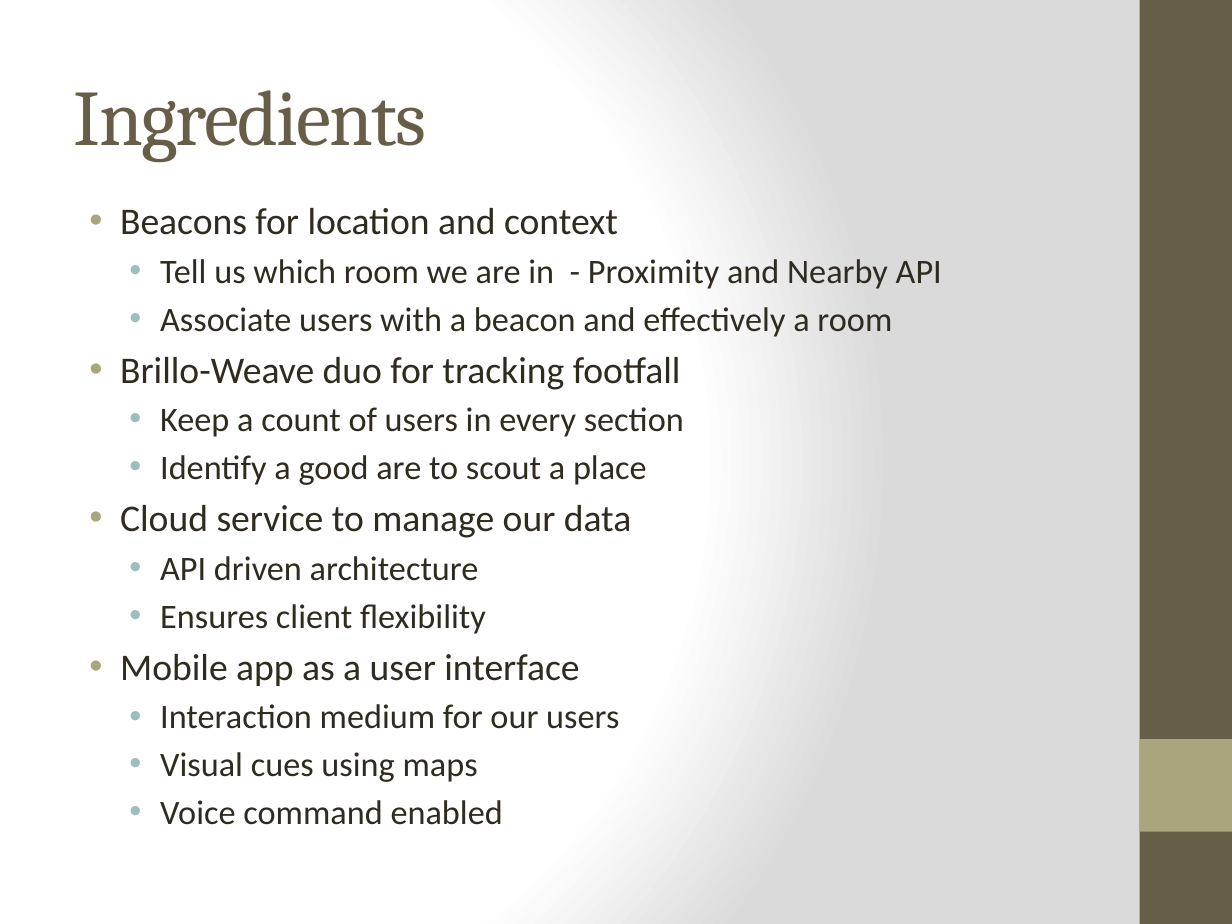
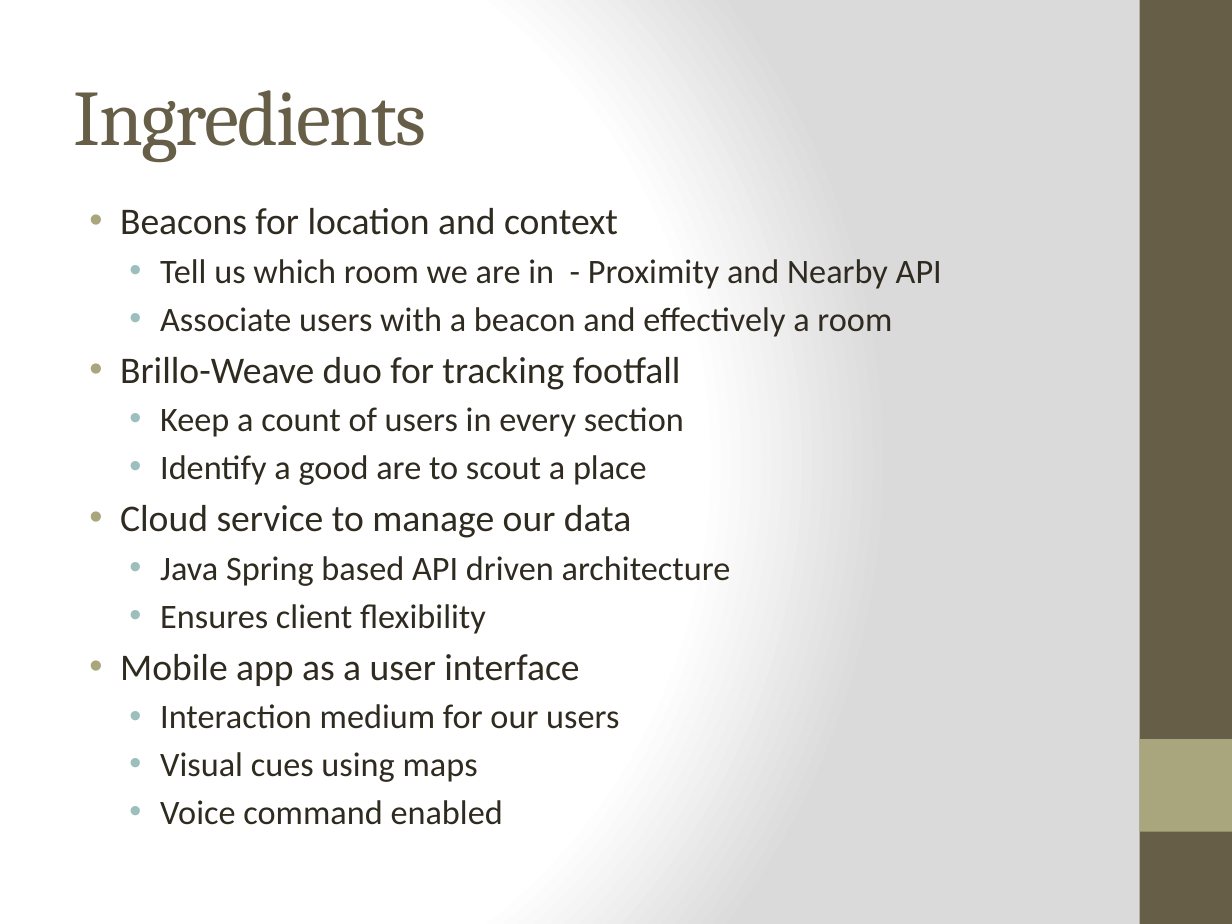
Before and after one commit to IoThingers/TermProject, a slide deck: slide 4 of FinalPresentation.pptx. Drawn at 1232x924 pixels with LibreOffice and Linux fonts; fonts in the diff are those of the drawing; background and template pictures are left out. Boxes give left, top, right and bottom in pixels: in the first picture for what was removed or moved away, otherwise in the second. Text is boxed around its words. In the diff, an @@ line names an element or a change of style, - is before the commit and + after.

```diff
--- a/FinalPresentation.pptx
+++ b/FinalPresentation.pptx
@@ text at (160, 556, 731, 586): text changed @@
-  • API driven architecture
+  • Java Spring based API driven architecture
```
Also in this commit, not shown: 3 other slides changed, 1 other file.
